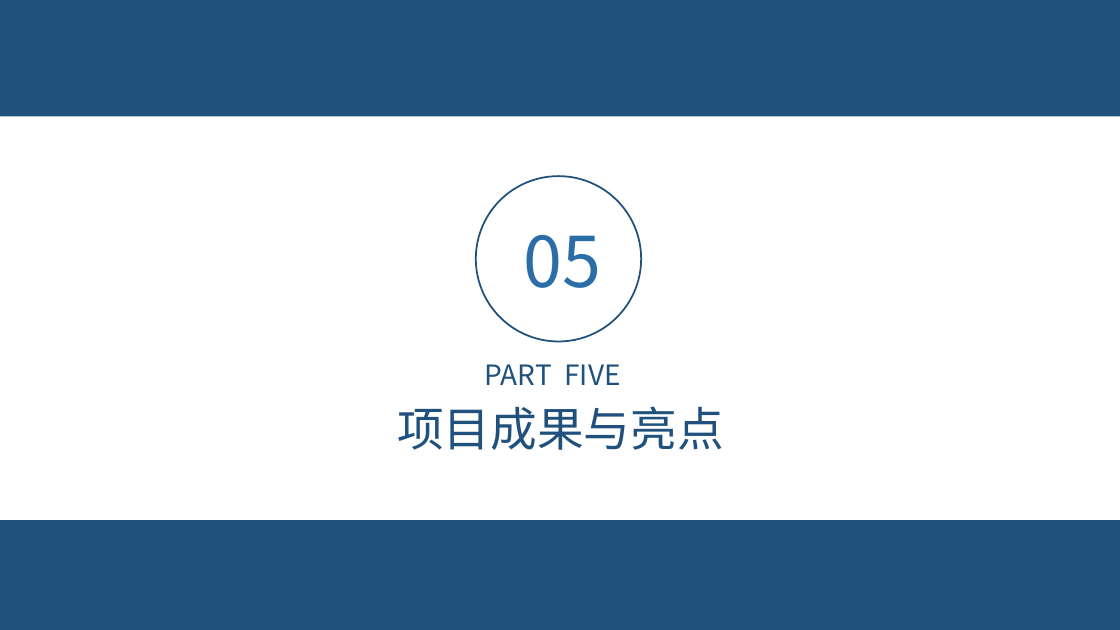
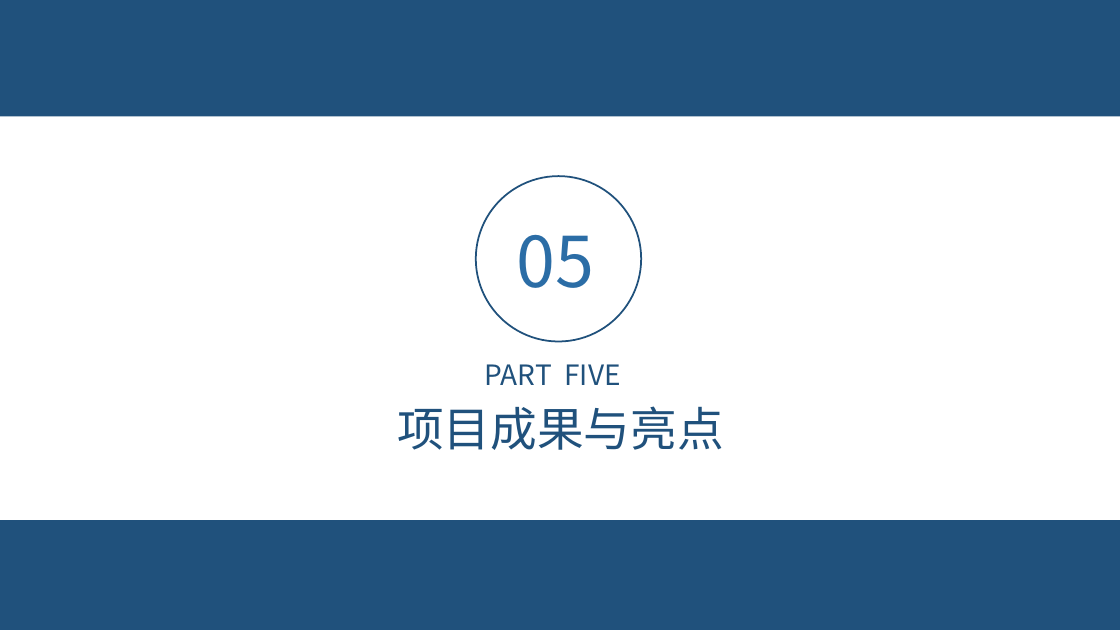
Before and after one commit to eicon-xyz/Fuzzy-Visual-Assisted-Question-Answering-System, a slide deck: slide 21 of 项目文档/答辩PPT/HAJIMI-答辩PPT-模板版.pptx. Drawn at 1120x630 pixels with LibreOffice and Linux fonts; fonts in the diff are those of the drawing; background and template pictures are left out. Boxes give left, top, right and bottom in pixels: in the first picture for what was removed or moved away, otherwise in the second. Text is boxed around its words. In the diff, an @@ line names an element or a change of style, - is before the commit and + after.

```diff
--- a/项目文档/答辩PPT/HAJIMI-答辩PPT-模板版.pptx
+++ b/项目文档/答辩PPT/HAJIMI-答辩PPT-模板版.pptx
@@ text "05": place and size @@
-text "05" at (524, 235, 602, 288)
+text "05" at (516, 235, 594, 288)
@@ text "05" at (516, 235, 594, 288): alignment justified to left @@
```
Also in this commit, not shown: 15 other slides changed, 8 other files.
